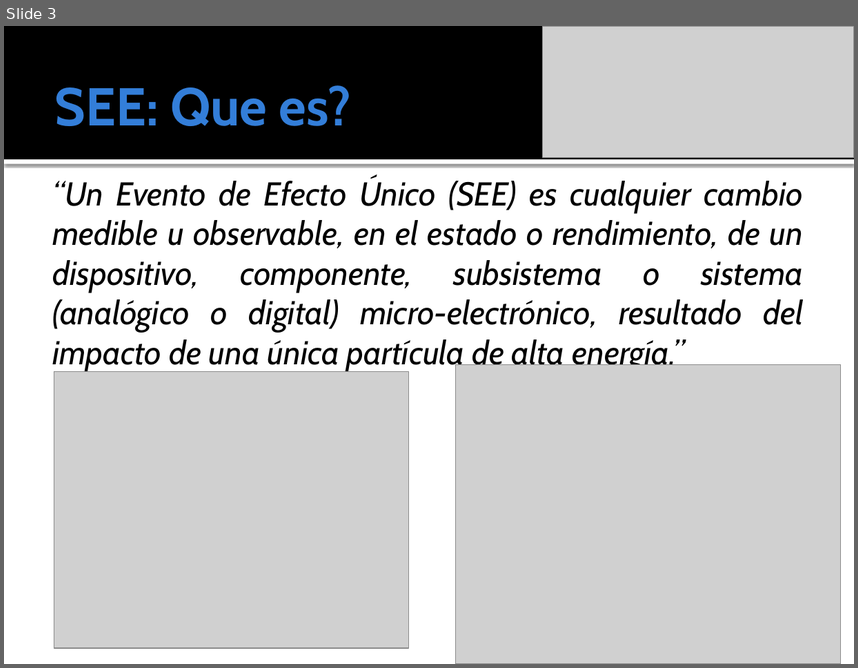
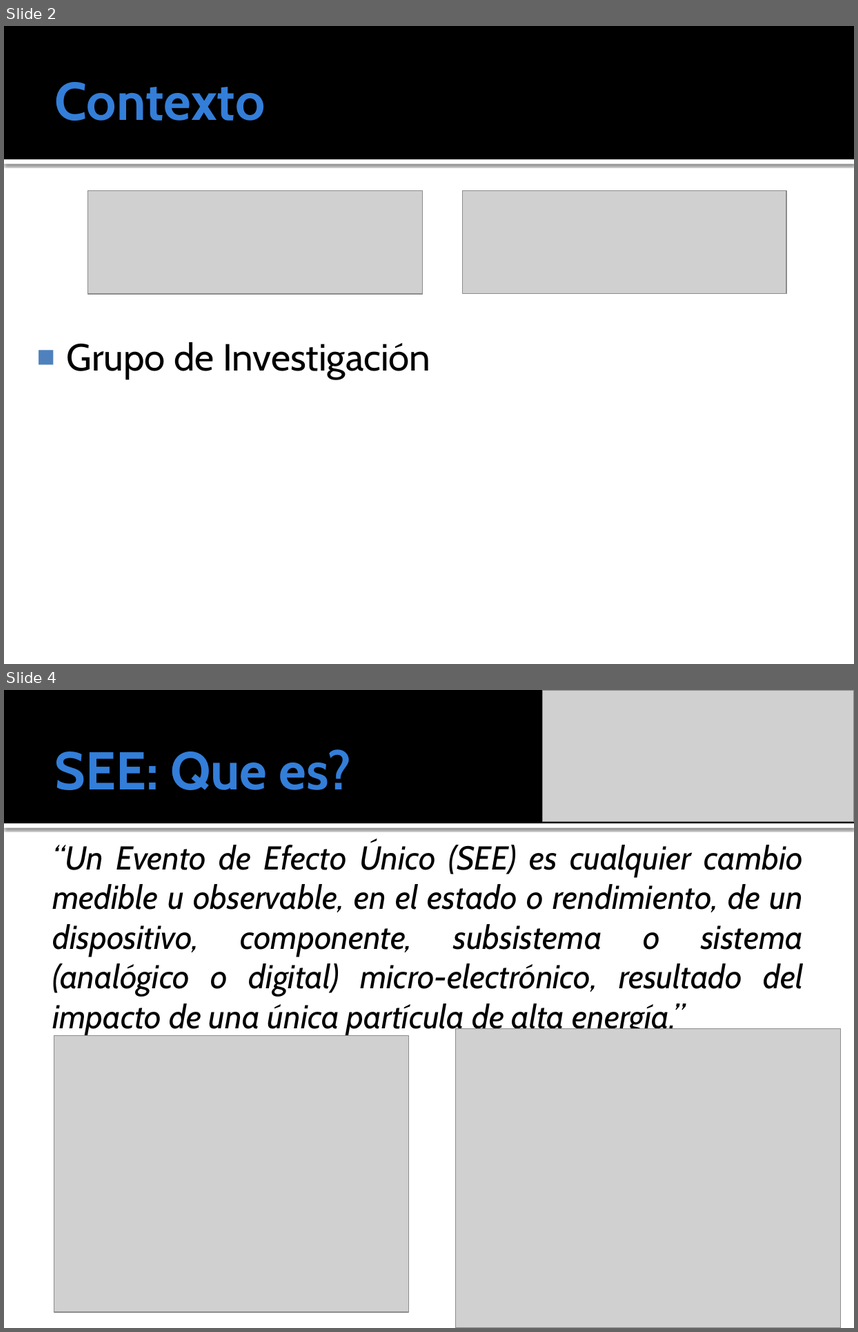
Before and after one commit to ginotkj/fiocs, a slide deck: Documentation/Documentacion/PRESENTACION_FABRI.pptx. Shown one above the other, each under a label of ours: slide 3 before the commit, slides 2 and 4 after it; the slides between them are not shown. The pictures are 858x668 and 858x1332 pixels, drawn with LibreOffice and Linux fonts; fonts in the diff are those of the drawing; grey boxes stand for pictures. Boxes give left, top, right and bottom in pixels: in the first picture for what was removed or moved away, otherwise in the second. Text is boxed around its words. In the diff, an @@ line names an element or a change of style, - is before the commit and + after.

```diff
--- a/Documentation/Documentacion/PRESENTACION_FABRI.pptx
+++ b/Documentation/Documentacion/PRESENTACION_FABRI.pptx
@@ slide 2 added at [4,26,854,664], background #FFFFFF; not listed: 2 template elements that a slide beside it also shows @@
@@ title added at [55,82,266,121], 45 pt, text #337ED9, bold @@
+Contexto
@@ picture added at [87,191,422,294] @@
@@ picture added at [462,191,786,294] @@
@@ text added at [67,342,430,379], 32 pt, text #000000 @@
+■ Grupo de Investigación
@@ what was slide 3 is now slide 4 @@
```
Also in this commit, not shown: 5 slides changed, 3 other slides added, 1 slide removed, 1 other file.
